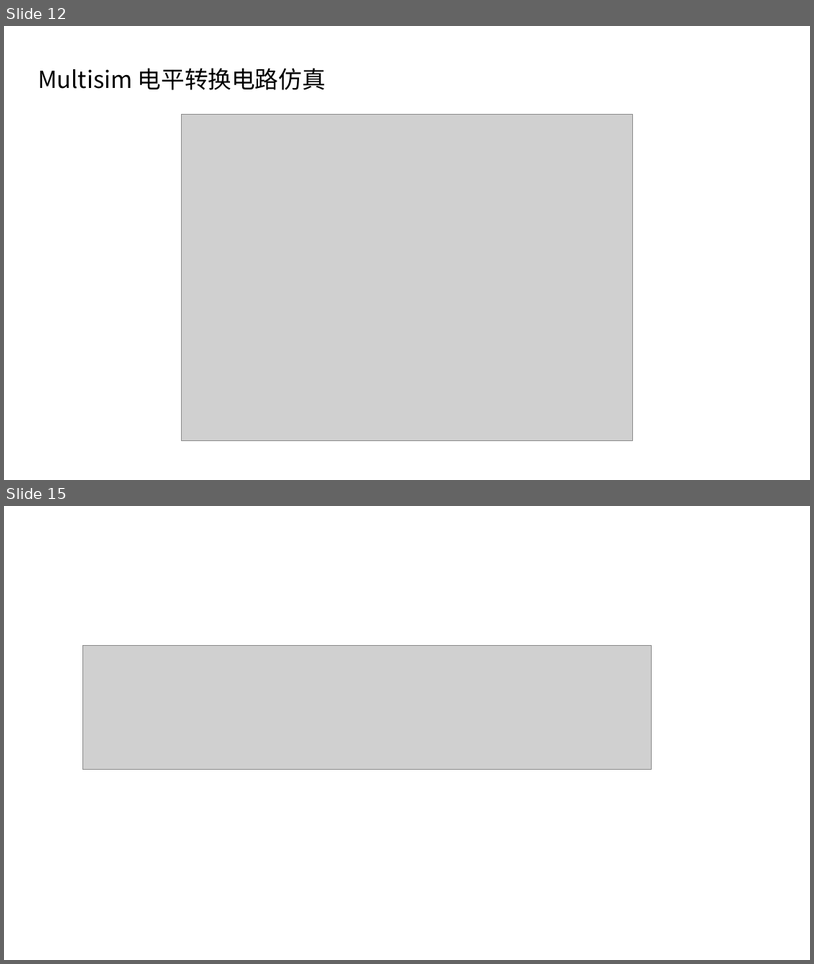
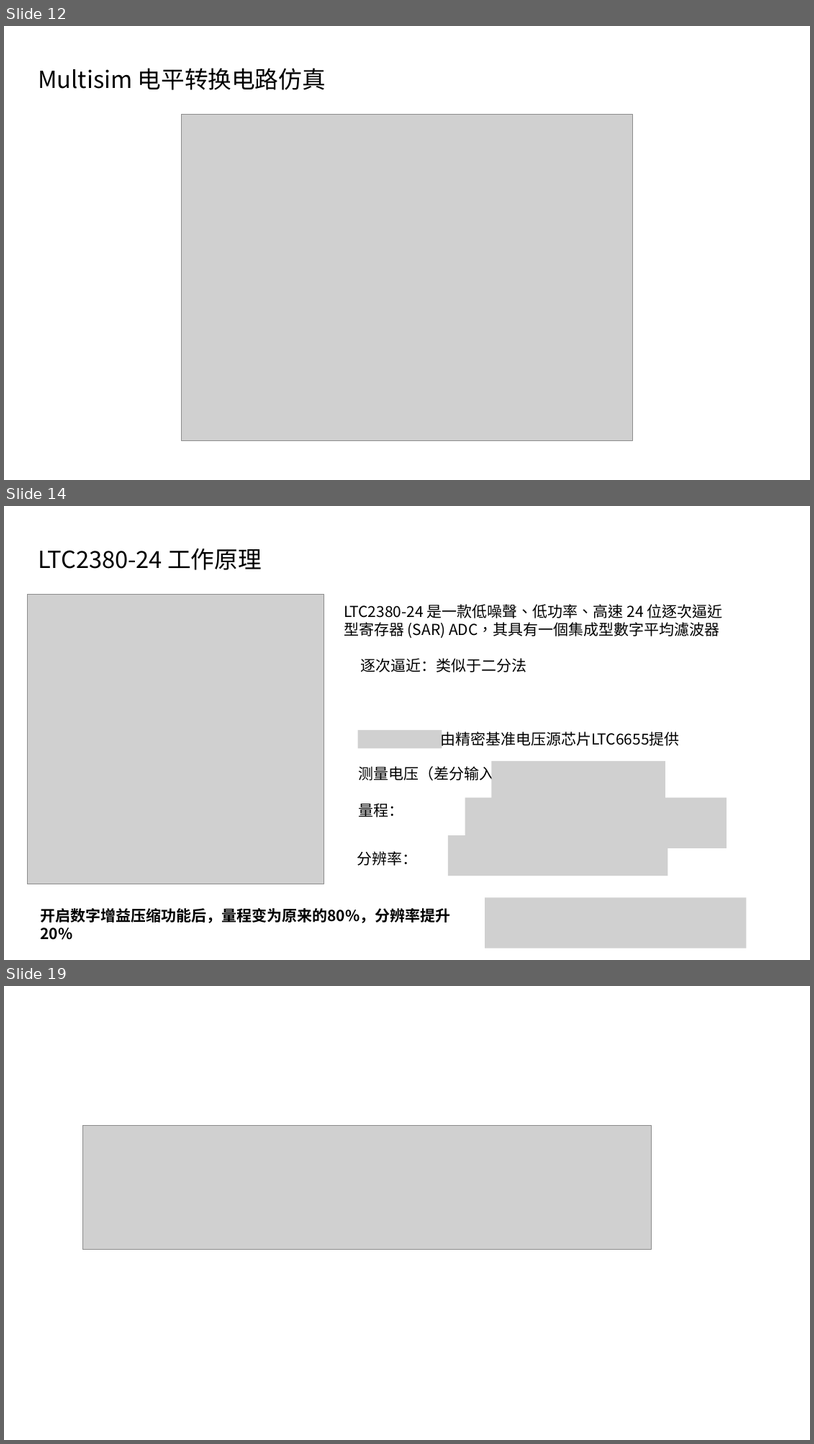
Before and after one commit to Travis-MA/Data-Hub, a slide deck: Data-Hub.pptx. Shown one above the other, each under a label of ours: slides 12 and 15 before the commit, slides 12, 14 and 19 after it; the slides between them are not shown. The pictures are 814x964 and 814x1444 pixels, drawn with LibreOffice and Linux fonts; fonts in the diff are those of the drawing; grey boxes stand for pictures. Boxes give left, top, right and bottom in pixels: in the first picture for what was removed or moved away, otherwise in the second. Text is boxed around its words. In the diff, an @@ line names an element or a change of style, - is before the commit and + after.

```diff
--- a/Data-Hub.pptx
+++ b/Data-Hub.pptx
@@ slide 14 added at bbox=[4, 506, 810, 960], background #FFFFFF @@
@@ text added at bbox=[38, 548, 262, 570], 28 pt, text #000000 @@
+LTC2380-24 工作原理
@@ picture added at bbox=[28, 595, 324, 884] @@
@@ text added at bbox=[344, 604, 723, 672], 18 pt, text #000000 @@
+LTC2380-24 是一款低噪聲、低功率、高速 24 位逐次逼近
+型寄存器 (SAR) ADC，其具有一個集成型數字平均濾波器
+逐次逼近：类似于二分法
@@ picture added at bbox=[358, 730, 442, 748] @@
@@ text added at bbox=[440, 730, 680, 748], 18 pt, text #000000 @@
+由精密基准电压源芯片LTC6655提供
@@ text added at bbox=[358, 764, 509, 782], 18 pt, text #000000 @@
+测量电压（差分输入）
@@ picture added at bbox=[491, 761, 666, 803] @@
@@ text added at bbox=[358, 803, 404, 817], 18 pt, text #000000 @@
+量程：
@@ picture added at bbox=[466, 798, 728, 849] @@
@@ text added at bbox=[358, 851, 418, 865], 18 pt, text #000000 @@
+分辨率：
@@ picture added at bbox=[448, 835, 669, 875] @@
@@ text added at bbox=[41, 908, 451, 923], 18 pt, text #000000, bold @@
+开启数字增益压缩功能后，量程变为原来的80%，分辨率提升20%
@@ picture added at bbox=[485, 898, 747, 948] @@
@@ what was slide 15 is now slide 19 @@
```
Also in this commit, not shown: 4 slides changed, 3 other slides added, 13 other files.
